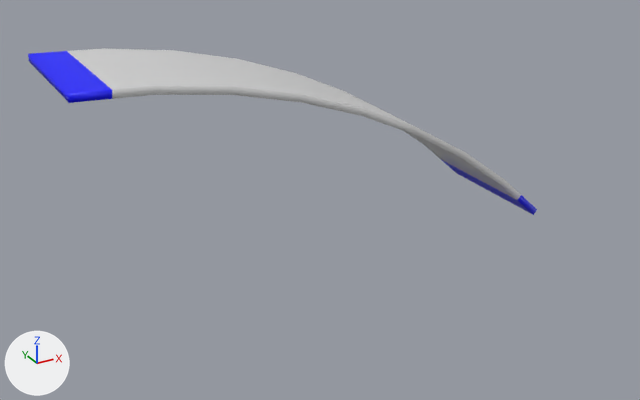
One commit to the FBX model Assets/Meshes/Notes/LongNote/LongNote02.fbx: the scene before it, then after it.
The view is the same before and after, from a 50 mm camera at (-0.209, -1.047, 1.272) aimed at (0.396, 0.053, 0.722). Arrows for +X, +Y and +Z are at lower left; the lights stay in place.

Names of what the first picture shows: 'LongNote02'.
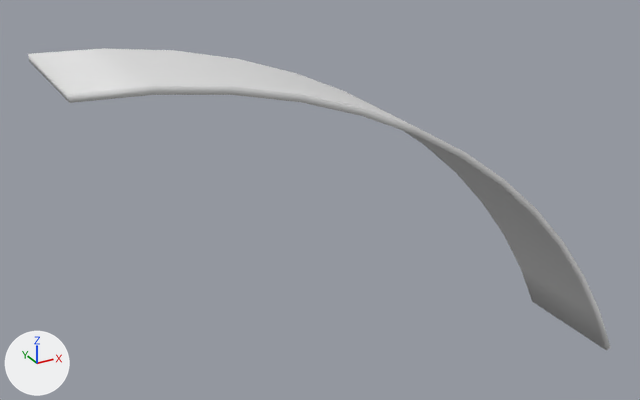
Changed parts and their boxes [x1, y1, x2, y2] in the pictures (640 x 400 px):
'LongNote02', reshaped (15% wider, 81% taller): before [28, 48, 537, 215]; after [28, 48, 611, 351]
part 1 of me_cylinder_037, added: after [457, 174, 611, 351]
part 2 of me_cylinder_037, deleted: before [29, 48, 154, 103]
part 3 of me_cylinder_037, deleted: before [426, 146, 537, 215]
part 4 of me_cylinder_037, recoloured (blue to white): [28, 54, 69, 99] in both

The change, as a diff of the scene's bpy script:
```diff
--- a/Assets/Meshes/Notes/LongNote/LongNote02.fbx.py
+++ b/Assets/Meshes/Notes/LongNote/LongNote02.fbx.py
@@ mat_mat_tmp0 @@
+mat_mat_tmp0 = principled_material('Mat_tmp0')
+mat_mat_tmp0.base_color = (0.8, 0.8, 0.8)  # white #e7e7e7
@@ me_cylinder_037 @@
 # used by ob_longnote02; location = (0.0, 0.0, 0.0)
-me_cylinder_037.from_pydata(...)  # 1408 vertices, 1406 faces; spans x 0.0..0.7, y -0.1..0.1, z 0.693..0.99
-me_cylinder_037.materials.append(mat_mat_longnote)  # white #e7e7e7
+me_cylinder_037.from_pydata(...)  # 1664 vertices, 1662 faces; spans x 0.0..0.915, y -0.1..0.1, z 0.375..0.99
+# me_cylinder_037 part 1: 512 vertices added at x 0.758..0.915, y -0.1..0.1, z 0.375..0.628
+# me_cylinder_037 part 2: 128 vertices removed from x 0.048..0.049, y -0.1..0.1, z 0.978..0.988
+# me_cylinder_037 part 3: 128 vertices removed from x 0.658..0.664, y -0.1..0.1, z 0.725..0.733
+# me_cylinder_037 part 4: 63 faces spanning x 0.0, y -0.1..0.1, z 0.98..0.99 switch from mat_mat_longnoteedge (blue #0000ff) to mat_mat_tmp0 (white #e7e7e7)
```
